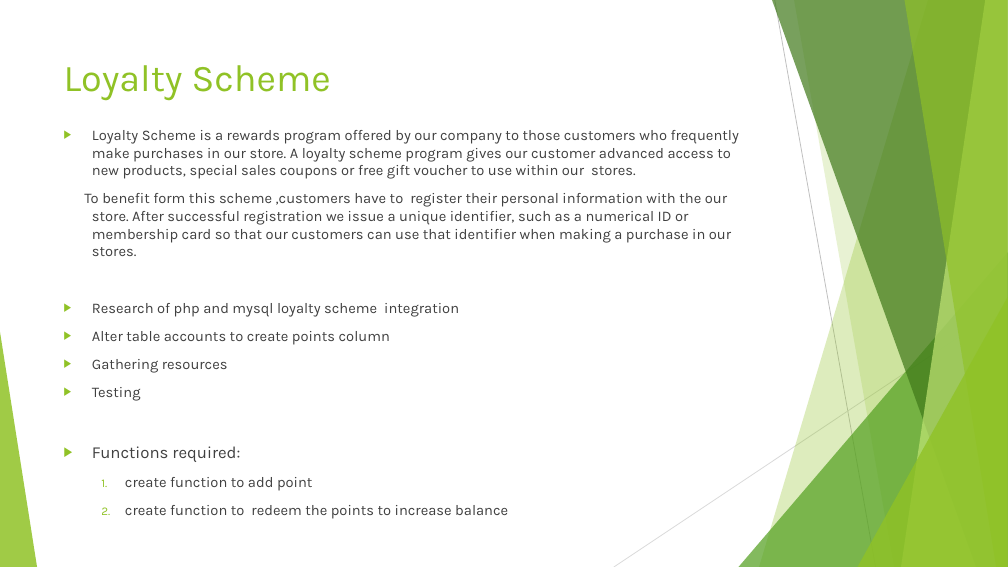
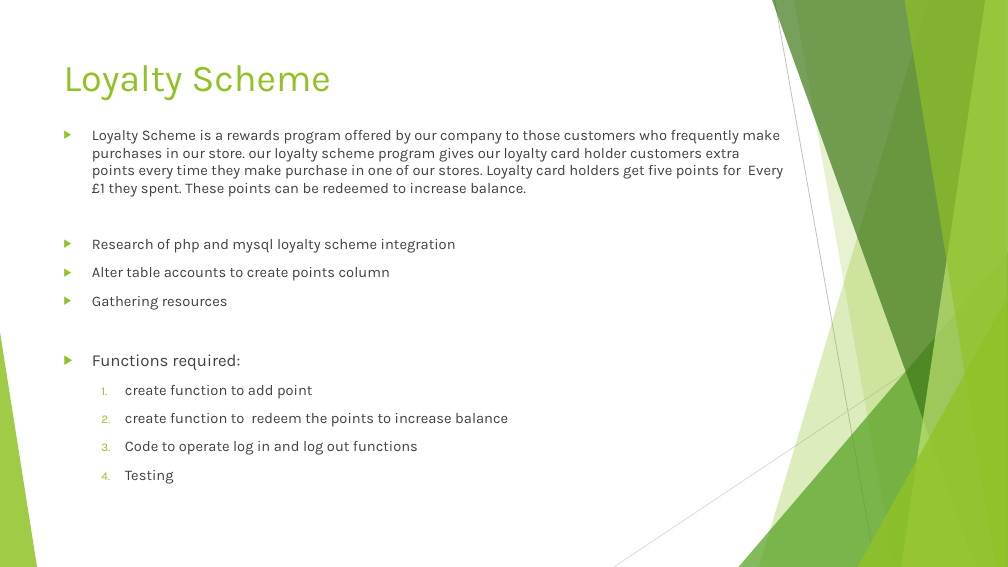
Before and after one commit to ASA786/supermarket_app, a slide deck: slide 15 of Team Project/Presentation.pptx. Drawn at 1008x567 pixels with LibreOffice and Linux fonts; fonts in the diff are those of the drawing. Boxes give left, top, right and bottom in pixels: in the first picture for what was removed or moved away, otherwise in the second. Text is boxed around its words. In the diff, an @@ line names an element or a change of style, - is before the commit and + after.

```diff
--- a/Team Project/Presentation.pptx
+++ b/Team Project/Presentation.pptx
@@ text at <box>92,130,783,197</box>: text changed @@
-▶ Loyalty Scheme is a rewards program offered by our company to those customers who frequently make purchases in our store. A loyalty scheme program gives our customer advanced access to new products, special sales coupons or free gift voucher to use within our stores.
-To benefit form this scheme ,customers have to register their personal information with the our store. After successful registration we issue a unique identifier, such as a numerical ID or membership card so that our customers can use that identifier when making a purchase in our stores.
+▶ Loyalty Scheme is a rewards program offered by our company to those customers who frequently make purchases in our store. our loyalty scheme program gives our loyalty card holder customers extra points every time they make purchase in one of our stores. Loyalty card holders get five points for Every £1 they spent. These points can be redeemed to increase balance.
@@ text at <box>92,387,141,401</box>: paragraph removed @@
-▶ Testing
@@ text at <box>125,441,418,484</box>: paragraphs added @@
+  3. Code to operate log in and log out functions
+  4. Testing
```
Also in this commit, not shown: 1 other slide changed, 2 slides added.
